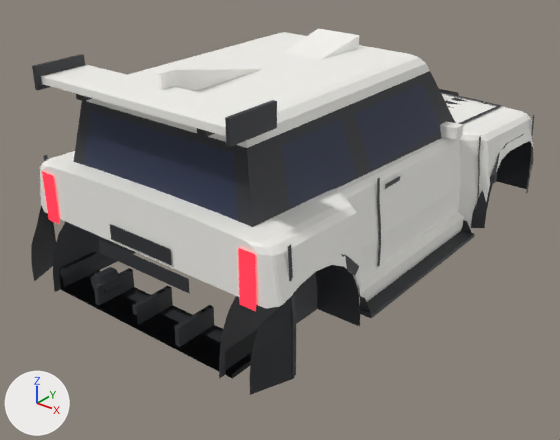
What one commit did to the FBX model assets/meshes/tora/Tora.fbx.
One viewpoint serves both versions: a camera (50 mm lens) standing at (9.7, -13.12, 6.71) and looking at (-0.02, -0.97, -0.82). Every picture has the same lights, and +X, +Y and +Z are marked at lower left. The older version comes first.

In view in the first picture: 'ArchLip_RR', 'BumperRear', 'Door_FR', 'Fender_RR', 'Opt_Diffuser_Race_AccDiffuserRace', 'Opt_Wing_Rally_WingBlade', 'Pillars', 'RearWindow', 'Roof', 'WheelWell', 'Window_FR', 'Window_RR' and 28 more.
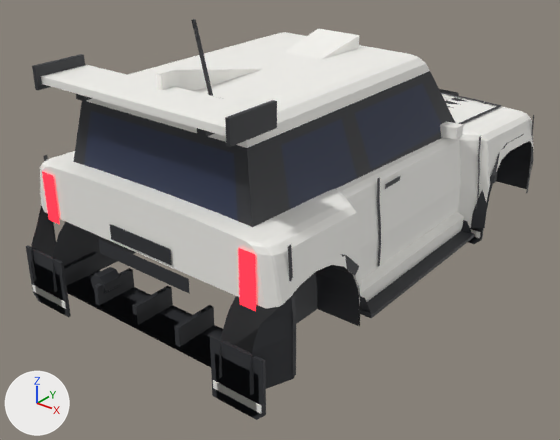
What differs and where, as boxes [x1, y1, x2, y2] in the pictures (560 x 440 px):
'Opt_Mudflaps_Long_AccMudflapsLong', added
    after: [26, 228, 484, 420]
'Opt_Mudflaps_Rally_AccMudflaps', added
    after: [31, 228, 479, 417]
'Opt_Mudflaps_Long_AccMudflapsLongBand', added
    after: [32, 229, 481, 414]
'Opt_Roof_Antenna_AccAntenna', added
    after: [191, 19, 213, 96]
'Opt_Mudflaps_Rally_AccMudflapsBand', added
    after: [35, 229, 475, 411]

Diff of the bpy script that builds the scene:
```diff
--- a/assets/meshes/tora/Tora.fbx.py
+++ b/assets/meshes/tora/Tora.fbx.py
@@ me_opt_mudflaps_long_accmudflapslongband @@
+me_opt_mudflaps_long_accmudflapslongband.from_pydata(...)  # a box spanning x 2.04..3.12, y 2.7..2.8, z -1.75..-1.59; a box spanning x -3.12..-2.04, y 2.7..2.8, z -1.75..-1.59; a box spanning x 2.04..3.12, y -5.4..-5.3, z -1.75..-1.59; a box spanning x -3.12..-2.04, y -5.4..-5.3, z -1.75..-1.59
+me_opt_mudflaps_long_accmudflapslongband.materials.append(mat_body)  # white #f7f6f1
@@ me_opt_mudflaps_long_accmudflapslong @@
+me_opt_mudflaps_long_accmudflapslong.from_pydata(...)  # 40 vertices, 28 faces; spans x -3.16..3.16, y -5.38..2.78, z -1.95..-0.7
+me_opt_mudflaps_long_accmudflapslong.materials.append(mat_trim)  # dark grey #2f3035
@@ me_opt_roof_antenna_accantenna @@
+me_opt_roof_antenna_accantenna.from_pydata(...)  # 16 vertices, 12 faces; spans x 0.7..0.9, y -4.225..-3.68, z 2.71..4.193
+me_opt_roof_antenna_accantenna.materials.append(mat_trim)  # dark grey #2f3035
@@ me_opt_mudflaps_rally_accmudflaps @@
+me_opt_mudflaps_rally_accmudflaps.from_pydata(...)  # 40 vertices, 28 faces; spans x -3.06..3.06, y -5.38..2.78, z -1.95..-1.0
+me_opt_mudflaps_rally_accmudflaps.materials.append(mat_trim)  # dark grey #2f3035
@@ me_opt_mudflaps_rally_accmudflapsband @@
+me_opt_mudflaps_rally_accmudflapsband.from_pydata(...)  # a box spanning x 2.14..3.02, y 2.7..2.8, z -1.75..-1.59; a box spanning x -3.02..-2.14, y 2.7..2.8, z -1.75..-1.59; a box spanning x 2.14..3.02, y -5.4..-5.3, z -1.75..-1.59; a box spanning x -3.02..-2.14, y -5.4..-5.3, z -1.75..-1.59
+me_opt_mudflaps_rally_accmudflapsband.materials.append(mat_body)  # white #f7f6f1
@@ ob_opt_mudflaps_long_accmudflapslongband @@
+ob_opt_mudflaps_long_accmudflapslongband = bpy.data.objects.new('Opt_Mudflaps_Long_AccMudflapsLongBand', me_opt_mudflaps_long_accmudflapslongband)
+ob_opt_mudflaps_long_accmudflapslongband.location = (0.0, 0.0, 0.0)
@@ ob_opt_mudflaps_long_accmudflapslong @@
+ob_opt_mudflaps_long_accmudflapslong = bpy.data.objects.new('Opt_Mudflaps_Long_AccMudflapsLong', me_opt_mudflaps_long_accmudflapslong)
+ob_opt_mudflaps_long_accmudflapslong.location = (0.0, 0.0, 0.0)
@@ ob_opt_roof_antenna_accantenna @@
+ob_opt_roof_antenna_accantenna = bpy.data.objects.new('Opt_Roof_Antenna_AccAntenna', me_opt_roof_antenna_accantenna)
+ob_opt_roof_antenna_accantenna.location = (0.0, 0.0, 0.0)
@@ ob_opt_mudflaps_rally_accmudflaps @@
+ob_opt_mudflaps_rally_accmudflaps = bpy.data.objects.new('Opt_Mudflaps_Rally_AccMudflaps', me_opt_mudflaps_rally_accmudflaps)
+ob_opt_mudflaps_rally_accmudflaps.location = (0.0, 0.0, 0.0)
@@ ob_opt_mudflaps_rally_accmudflapsband @@
+ob_opt_mudflaps_rally_accmudflapsband = bpy.data.objects.new('Opt_Mudflaps_Rally_AccMudflapsBand', me_opt_mudflaps_rally_accmudflapsband)
+ob_opt_mudflaps_rally_accmudflapsband.location = (0.0, 0.0, 0.0)
```
